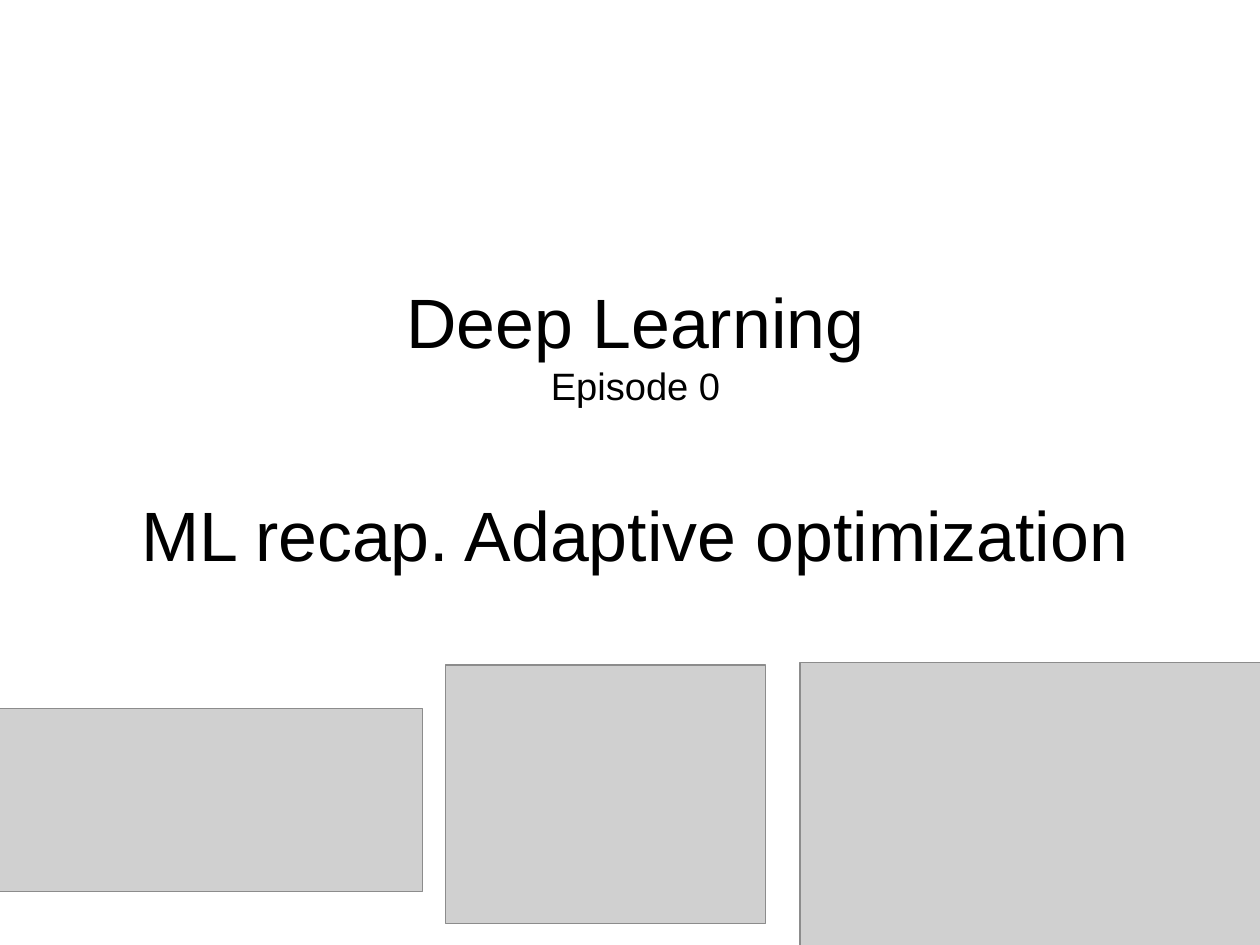
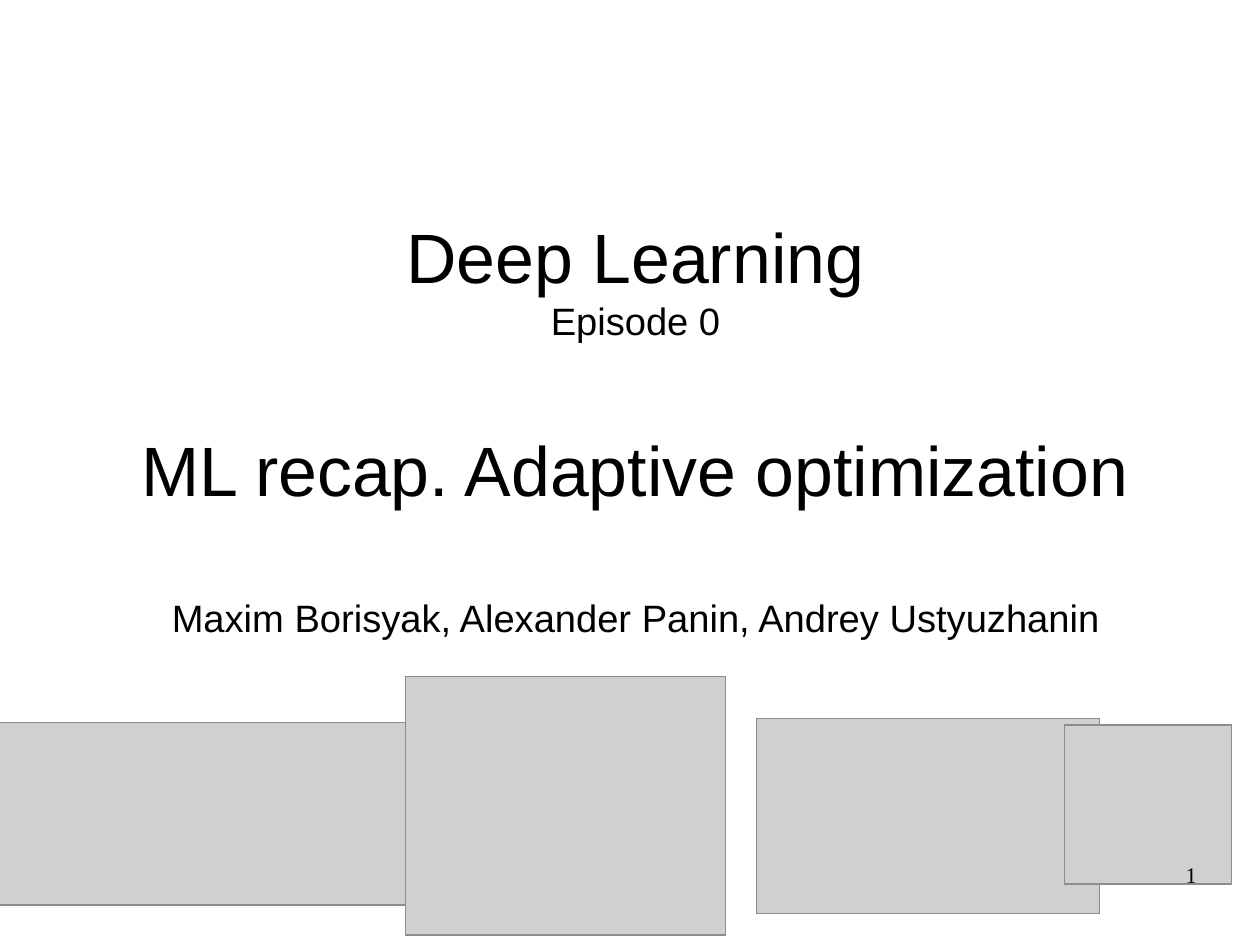
Before and after one commit to yandexdataschool/CSC_deeplearning, a slide deck: slide 1 of day0_am/lecture0.odp. Drawn at 1260x945 pixels with LibreOffice and Linux fonts; fonts in the diff are those of the drawing; grey boxes stand for pictures. Boxes give left, top, right and bottom in pixels: in the first picture for what was removed or moved away, otherwise in the second. Text is boxed around its words. In the diff, an @@ line names an element or a change of style, - is before the commit and + after.

```diff
--- a/day0_am/lecture0.odp
+++ b/day0_am/lecture0.odp
@@ title at <box>141,232,1128,640</box>: text changed; size 44 to 24 pt @@
-Deep Learning
-Episode 0
-ML recap. Adaptive optimization
+Deep Learning
+Episode 0
+ML recap. Adaptive optimization
+Maxim Borisyak, Alexander Panin, Andrey Ustyuzhanin
@@ picture: place and size @@
-picture at <box>446,665,766,924</box>
+picture at <box>406,677,726,935</box>
@@ picture added at <box>757,719,1100,915</box> @@
@@ picture: place and size @@
-picture at <box>0,709,423,892</box>
+picture at <box>0,723,418,906</box>
@@ picture: place and size @@
-picture at <box>800,663,1260,945</box>
+picture at <box>1066,725,1233,884</box>
@@ page number added at <box>1186,868,1197,888</box>, 14 pt, text #000000 @@
+1
```
Also in this commit, not shown: 19 other slides changed, 1 slide added, 3 other files.
